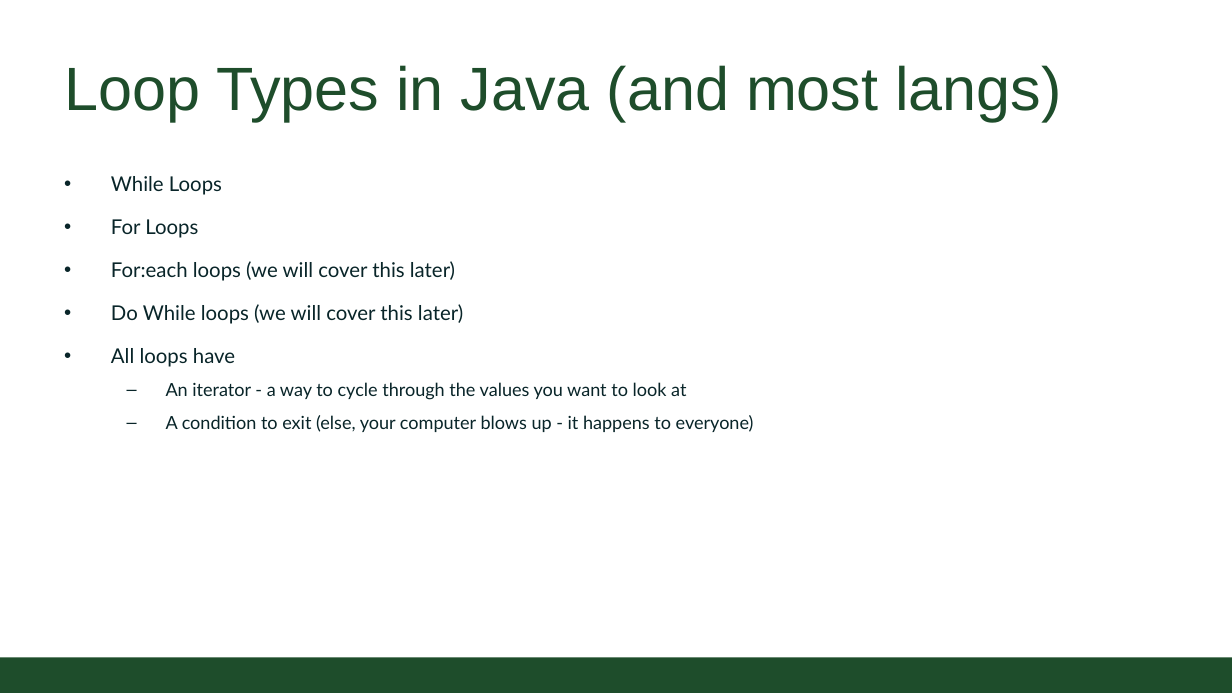
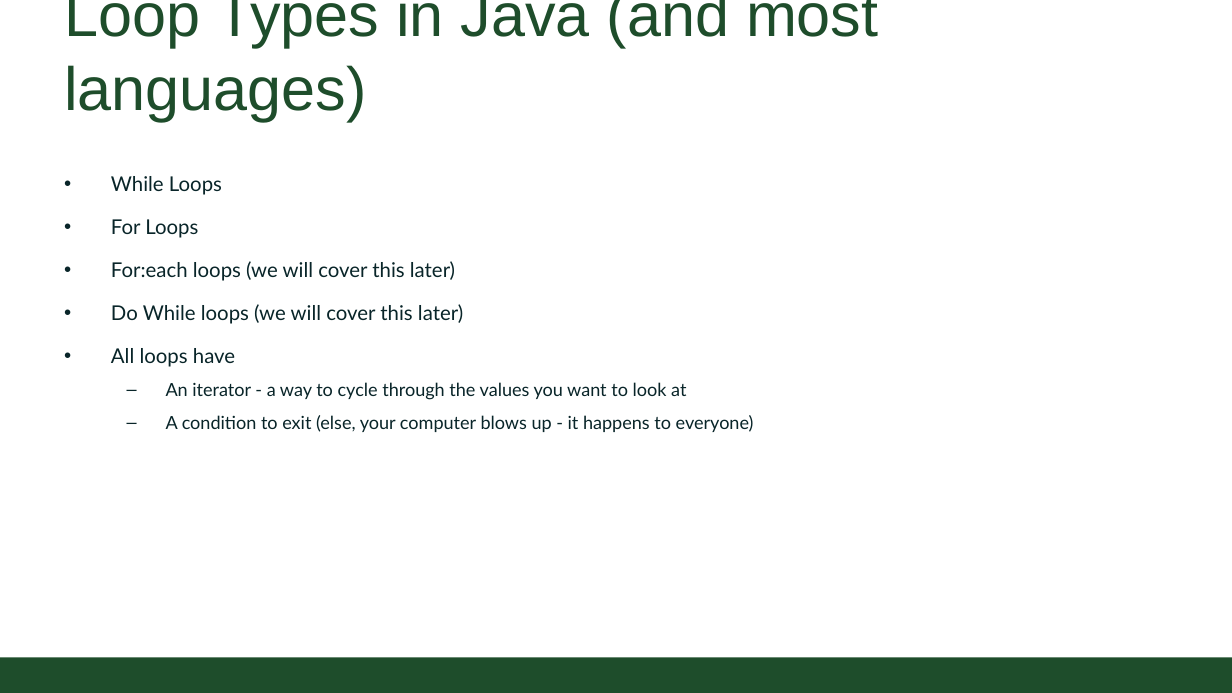
Before and after one commit to CSU-CompSci-CS163-4/Handouts, a slide deck: slide 6 of slides/On-Campus/03_02_Loops.pptx. Drawn at 1232x693 pixels with LibreOffice and Linux fonts; fonts in the diff are those of the drawing; background and template pictures are left out. Boxes give left, top, right and bottom in pixels: in the first picture for what was removed or moved away, otherwise in the second. Text is boxed around its words. In the diff, an @@ line names an element or a change of style, - is before the commit and + after.

```diff
--- a/slides/On-Campus/03_02_Loops.pptx
+++ b/slides/On-Campus/03_02_Loops.pptx
@@ title at (64, 0, 878, 121): text changed @@
-Loop Types in Java (and most langs)
+Loop Types in Java (and most languages)
```
Also in this commit, not shown: 7 other slides changed.
